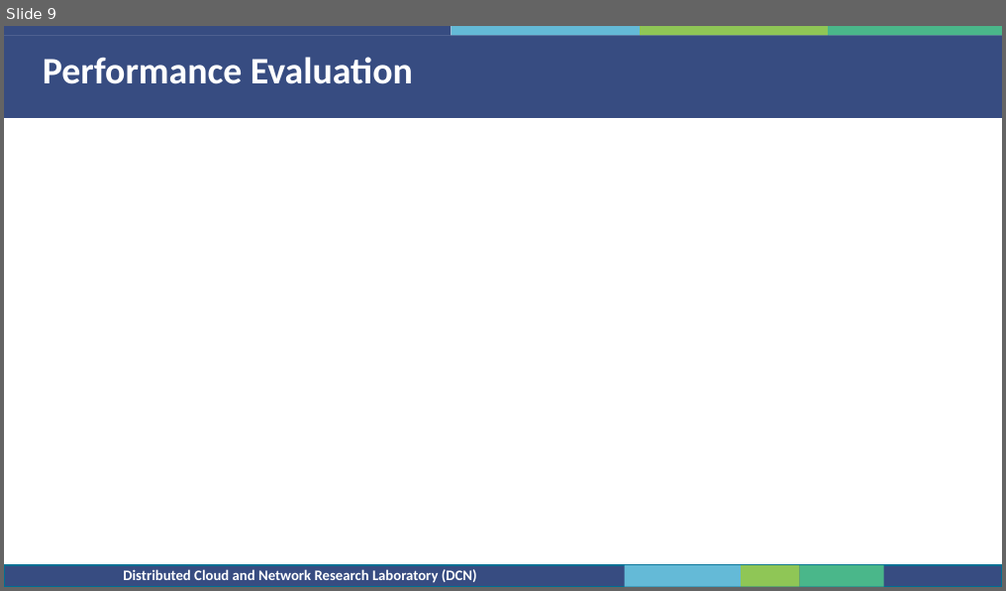
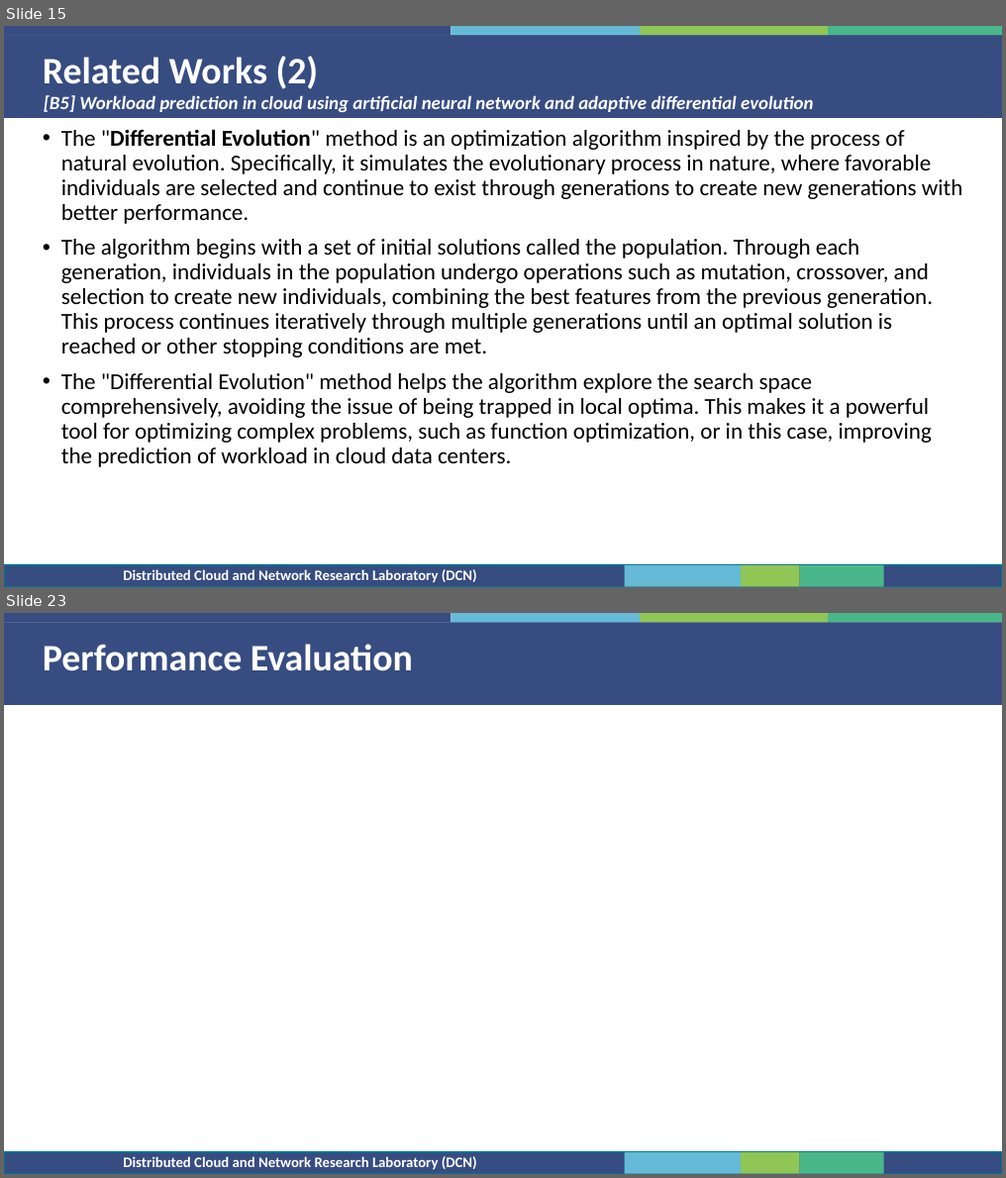
Before and after one commit to bactp/ml-class-project-20232, a slide deck: Integrated-Project.pptx. Shown one above the other, each under a label of ours: slide 9 before the commit, slides 15 and 23 after it; the slides between them are not shown. The pictures are 1006x591 and 1006x1178 pixels, drawn with LibreOffice and Linux fonts; fonts in the diff are those of the drawing; background and template pictures are left out. Boxes give left, top, right and bottom in pixels: in the first picture for what was removed or moved away, otherwise in the second. Text is boxed around its words. In the diff, an @@ line names an element or a change of style, - is before the commit and + after.

```diff
--- a/Integrated-Project.pptx
+++ b/Integrated-Project.pptx
@@ slide 15 added at [4, 26, 1002, 587], background #FFFFFF; not listed: 10 template elements that a slide beside it also shows @@
@@ rectangle added at [4, 35, 1002, 117], fill #384C81 @@
@@ text added at [43, 56, 319, 89], 36 pt, text #FFFFFF, bold @@
+Related Works (2)
@@ text added at [44, 95, 813, 112], 18 pt, text #FFFFFF, bold, italic @@
+[B5] Workload prediction in cloud using artificial neural network and adaptive differential evolution
@@ text added at [61, 129, 963, 468], 22 pt, text #000000 @@
+• The "Differential Evolution" method is an optimization algorithm inspired by the process of natural evolution. Specifically, it simulates the evolutionary process in nature, where favorable individuals are selected and continue to exist through generations to create new generations with better performance.
+• The algorithm begins with a set of initial solutions called the population. Through each generation, individuals in the population undergo operations such as mutation, crossover, and selection to create new individuals, combining the best features from the previous generation. This process continues iteratively through multiple generations until an optimal solution is reached or other stopping conditions are met.
+• The "Differential Evolution" method helps the algorithm explore the search space comprehensively, avoiding the issue of being trapped in local optima. This makes it a powerful tool for optimizing complex problems, such as function optimization, or in this case, improving the prediction of workload in cloud data centers.
@@ what was slide 9 is now slide 23 @@
```
Also in this commit, not shown: 4 slides changed, 18 other slides added, 4 slides removed.
